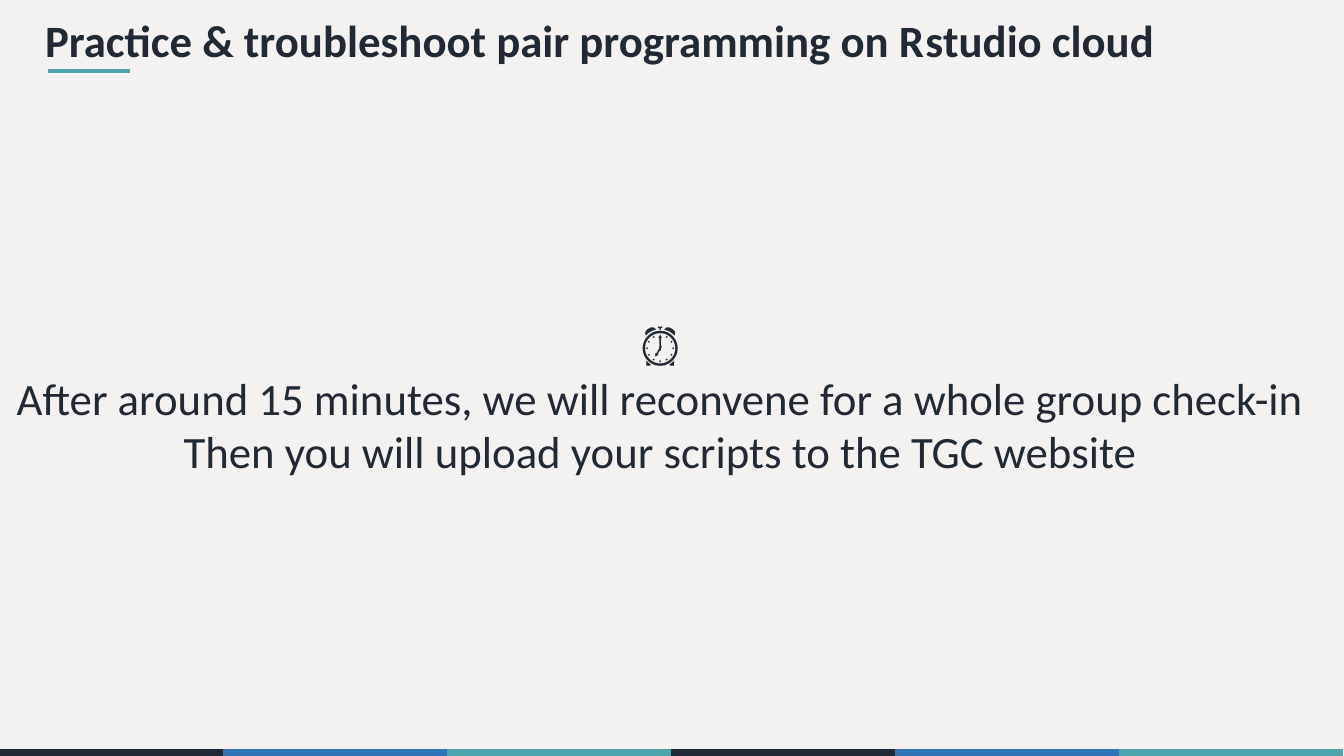
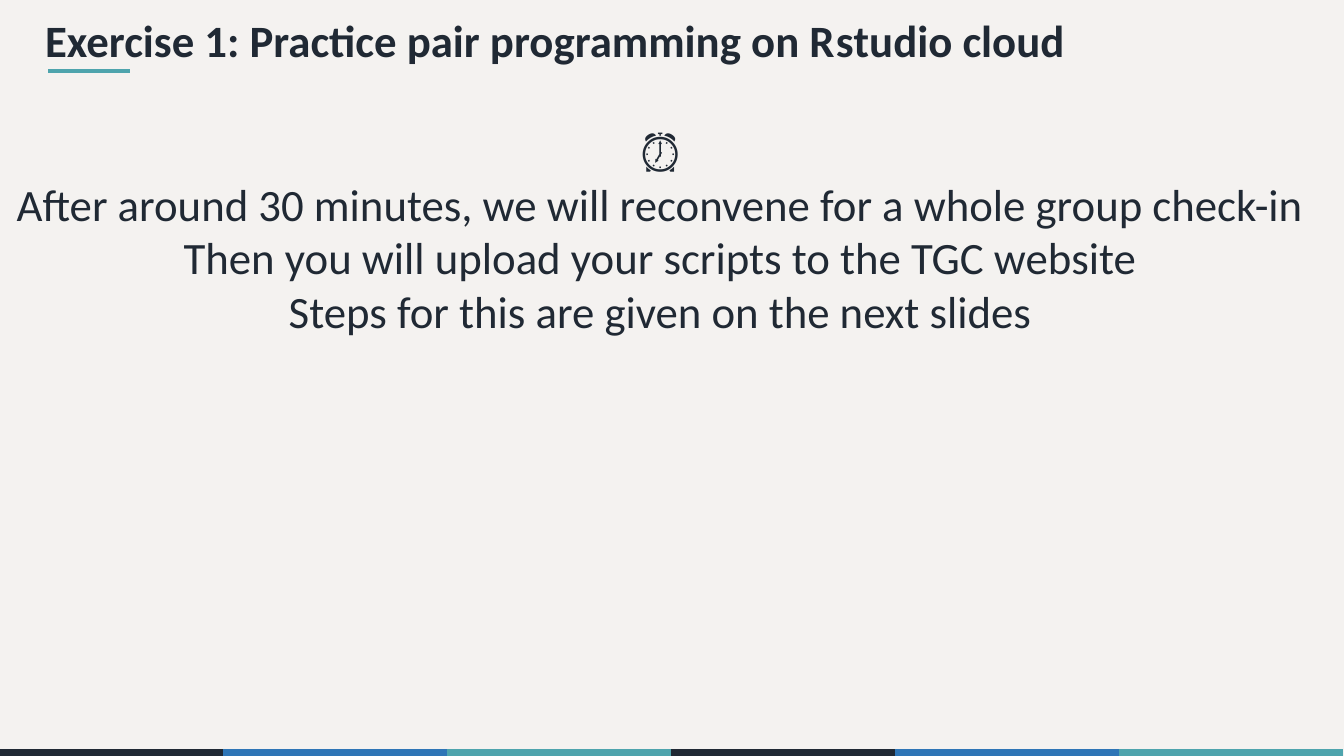
Before and after one commit to the-graph-courses/rbp_cohort_0_materials, a slide deck: slide 21 of week_01/slides/rbp_workshop_01.pptx. Drawn at 1344x756 pixels with LibreOffice and Linux fonts; fonts in the diff are those of the drawing. Boxes give left, top, right and bottom in pixels: in the first picture for what was removed or moved away, otherwise in the second. Text is boxed around its words. In the diff, an @@ line names an element or a change of style, - is before the commit and + after.

```diff
--- a/week_01/slides/rbp_workshop_01.pptx
+++ b/week_01/slides/rbp_workshop_01.pptx
@@ title at (x1=45, y1=25, x2=1065, y2=65): text changed @@
-Practice & troubleshoot pair programming on Rstudio cloud
+Exercise 1: Practice pair programming on Rstudio cloud
@@ text "⏰" moved from (x1=17, y1=384, x2=1302, y2=476) to (x1=17, y1=190, x2=1302, y2=336) @@
@@ text at (x1=17, y1=190, x2=1302, y2=229): text changed @@
-After around 15 minutes, we will reconvene for a whole group check-in
+After around 30 minutes, we will reconvene for a whole group check-in
@@ text at (x1=289, y1=297, x2=1031, y2=336): paragraph added @@
+Steps for this are given on the next slides
```
Also in this commit, not shown: 14 other slides changed, 3 slides added, 2 slides removed, 10 other files.
